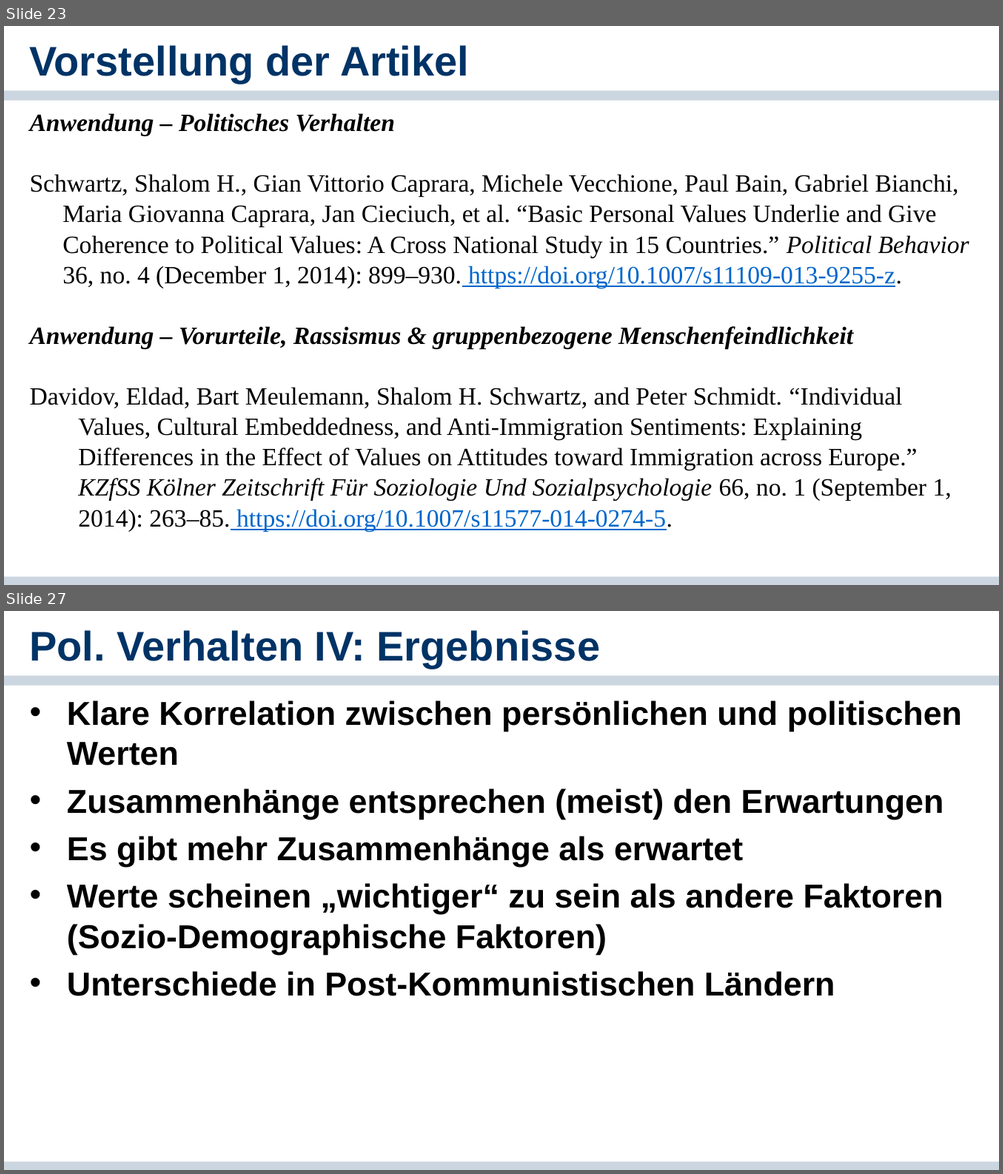
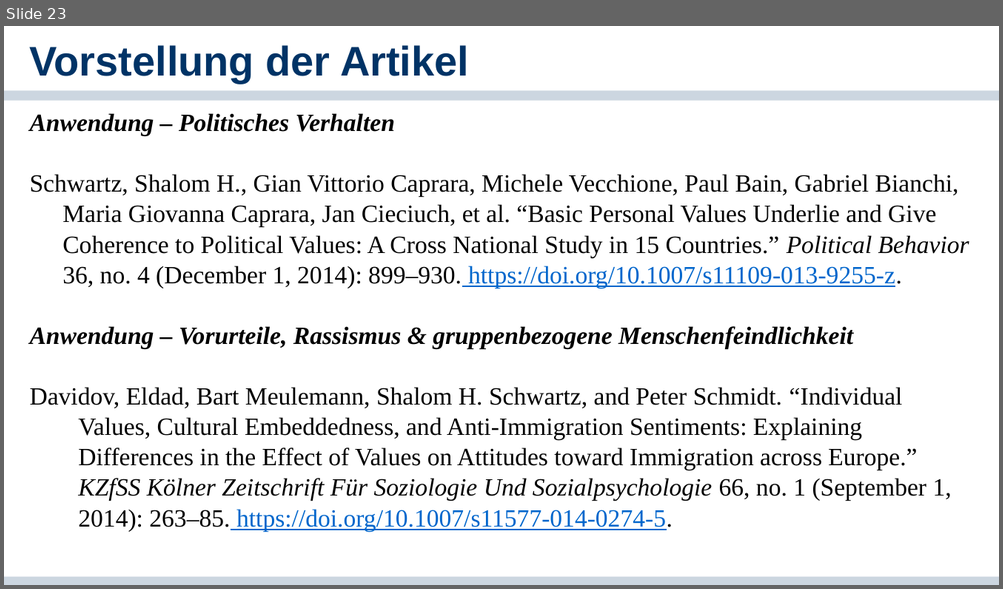
Before and after one commit to cgnguyen/class_political_psychology, a slide deck: 2_Slides_Literature/4_Values/4_Werte.pptx. Shown one above the other, each under a label of ours: slides 23 and 27 before the commit, slide 23 after it; the slides between them are not shown. The pictures are 1003x1174 and 1003x589 pixels, drawn with LibreOffice and Linux fonts; fonts in the diff are those of the drawing; background and template pictures are left out. Boxes give left, top, right and bottom in pixels: in the first picture for what was removed or moved away, otherwise in the second. Text is boxed around its words. In the diff, an @@ line names an element or a change of style, - is before the commit and + after.

```diff
--- a/2_Slides_Literature/4_Values/4_Werte.pptx
+++ b/2_Slides_Literature/4_Values/4_Werte.pptx
@@ slide 27 removed at bbox=[4, 611, 999, 1170], background #FFFFFF; not listed: 2 template elements that a slide beside it also shows @@
@@ title removed at bbox=[30, 630, 600, 668] @@
-Pol. Verhalten IV: Ergebnisse
@@ text removed at bbox=[67, 701, 962, 997] @@
-• Klare Korrelation zwischen persönlichen und politischen Werten
-• Zusammenhänge entsprechen (meist) den Erwartungen
-• Es gibt mehr Zusammenhänge als erwartet
-• Werte scheinen „wichtiger“ zu sein als andere Faktoren (Sozio-Demographische Faktoren)
-• Unterschiede in Post-Kommunistischen Ländern
```
Also in this commit, not shown: 5 other slides removed, 2 other files.
